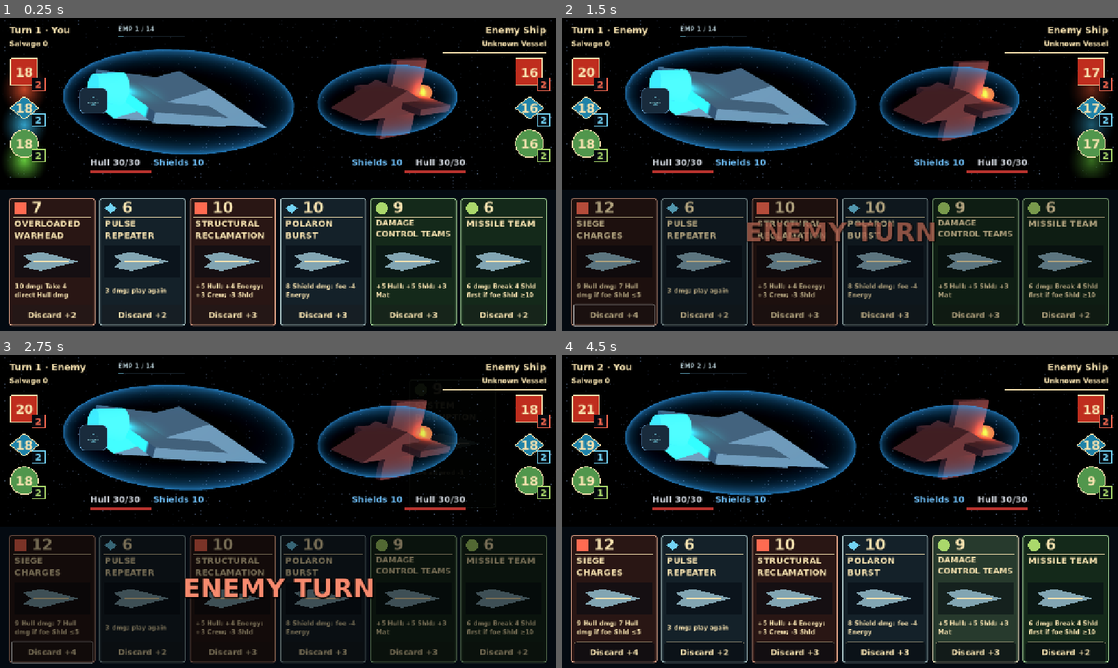
Above: before the commit, frames 1-4 (two rows, left to right).
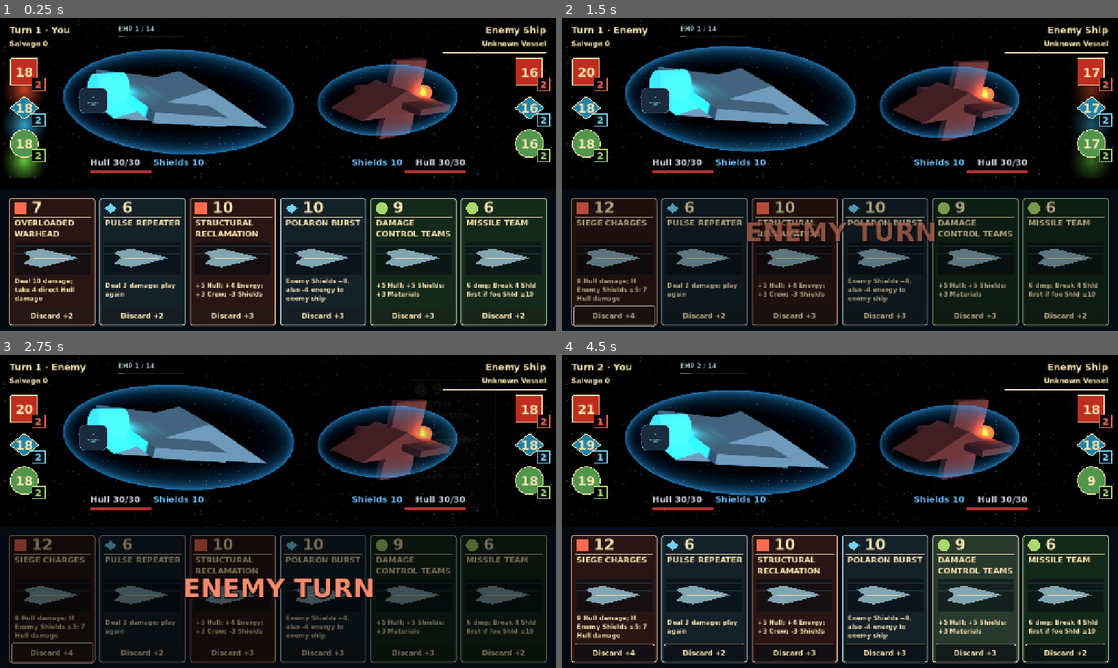
Above: after the commit, the same moments.

Repository: RPGMaster2000/arcospace
Game: Godot game, scene res://scenes/board_3d.tscn
The game is run twice, just before and just after one commit, with the same random seed, the same clock (stepped at 60 frames per second) and the same inputs. This scene is started directly instead of the project's main scene. Sound files missing from this copy of the repository are replaced by a short silence.
Inputs (mouse positions are in pixels of both pictures, inside the frame that each line leads up to):
- Up to frame 1 (0.25 s): no input
- Up to frame 2 (1.5 s): click "Discard +2" at 0.5 s; tap Enter (ui_accept) at 1.25 s; move the mouse to (962, 158) at 1.27 s; hold Up (ui_up) from 1.28 s (still down); tap Tab at 1.35 s; click (962, 158) at 1.42 s
- Up to frame 3 (2.75 s): tap Enter (ui_accept) at 1.52 s; release Up (ui_up) at 2 s; drag from (166, 527) to (250, 574) at 2.02 s
- Up to frame 4 (4.5 s): move the mouse to (895, 442) at 2.77 s; hold Up (ui_up) 2.78-3.5 s; tap Tab at 2.85, 4.35 s; click (895, 442) at 2.92 s; drag from (812, 574) to (673, 464) at 3.52 s; move the mouse to (1006, 558) at 4.27 s; hold Down (ui_down) from 4.28 s (still down); click (1006, 558) at 4.42 s

The runs differ from the first frame. In frame 1, 6.4% of the frame differs, in the area x 2-98%, y 64-96%; in frame 2, 5.5%; in frame 3, 5.1%; in frame 4, 7.2%.

Commit message:
ui: retain short descriptions and refine compact card spacing

Diff:
--- a/scenes/card.tscn
+++ b/scenes/card.tscn
@@ -119,9 +119,9 @@
 offset_left = 12.0
 offset_top = 47.0
 offset_right = 187.0
-offset_bottom = 107.0
-mouse_filter = 2
-theme_override_font_sizes/font_size = 20
+offset_bottom = 99.0
+mouse_filter = 2
+theme_override_font_sizes/font_size = 18
 text = "SHIELD\nPLATING"
 autowrap_mode = 2
 
@@ -129,9 +129,9 @@
 [node name="ArtPlaceholder" type="Control" parent="."]
 layout_mode = 0
 offset_left = 12.0
-offset_top = 109.0
+offset_top = 101.0
 offset_right = 186.0
-offset_bottom = 183.0
+offset_bottom = 175.0
 mouse_filter = 2
 
 
@@ -188,9 +188,9 @@
 [node name="DescriptionLabel" type="Label" parent="."]
 layout_mode = 0
 offset_left = 13.0
-offset_top = 188.0
+offset_top = 180.0
 offset_right = 186.0
-offset_bottom = 253.0
+offset_bottom = 244.0
 mouse_filter = 2
 theme_override_font_sizes/font_size = 14
 text = "+4 Shields"
@@ -201,11 +201,11 @@
 [node name="DiscardButton" type="Button" parent="."]
 layout_mode = 0
 offset_left = 7.0
-offset_top = 258.0
+offset_top = 250.0
 offset_right = 191.0
-offset_bottom = 288.0
+offset_bottom = 294.0
 mouse_default_cursor_shape = 2
-theme_override_font_sizes/font_size = 20
+theme_override_font_sizes/font_size = 16
 theme_override_styles/normal = SubResource("Footer")
 theme_override_styles/hover = SubResource("Hover")
 theme_override_styles/pressed = SubResource("Hover")
--- a/scripts/board.gd
+++ b/scripts/board.gd
@@ -805,9 +805,9 @@
 			(size.x - hand_width) / 2 + index * (198 * card_scale + gap),
 			size.y - 12 - 294 * card_scale
 		)
-		card.discard_target_height = 48.0 / card_scale
+		card.discard_target_height = card.presentation_settings.discard_button_height / card_scale
 		card.get_node("DiscardButton").add_theme_font_size_override(
-			"font_size", roundi(18 / card_scale)
+			"font_size", roundi(card.presentation_settings.discard_button_font_size / card_scale)
 		)
 		if card.card_data != null:
 			card.refresh_card()
--- a/scripts/card_view.gd
+++ b/scripts/card_view.gd
@@ -10,7 +10,7 @@
 @export var presentation_settings: Resource = preload("res://resources/card_presentation.tres")
 var inspection_enabled: bool = true
 var hold_input: Node
-var discard_target_height: float = 48.0
+var discard_target_height: float = 44.0
 
 @export var card_data: Resource:
 	set(value):
@@ -69,7 +69,8 @@
 		return
 	$TitleLabel.text = card_data.card_name.trim_suffix("++").trim_suffix("+").to_upper()
 	# Keep full names prominent; only an unusually long title needs a small font fallback.
-	for font_size in [20, 19, 18]:
+	for reduction in range(3):
+		var font_size: int = presentation_settings.card_title_font_size - reduction
 		$TitleLabel.add_theme_font_size_override("font_size", font_size)
 		if $TitleLabel.get_line_count() <= 2:
 			break
@@ -81,15 +82,21 @@
 		+ "+".repeat(card_data.upgrade_level)
 	)
 	$CostLabel.text = str(card_data.cost)
-	$DescriptionLabel.text = Summary.card_text(card_data)
+	$DescriptionLabel.text = Summary.card_text(
+		card_data, presentation_settings.description_shorthand_threshold
+	)
 	$DescriptionLabel.add_theme_font_size_override(
 		"font_size", presentation_settings.compact_description_font_size
 	)
 	# Fixed artwork and description rectangles. Overflow is an ellipsis, never borrowed art space.
+	$DiscardButton.add_theme_font_size_override(
+		"font_size", roundi(presentation_settings.discard_button_font_size / maxf(scale.y, 0.01))
+	)
+	$TitleLabel.offset_bottom = 99.0
 	$DiscardButton.offset_top = 294.0 - discard_target_height
 	$DiscardButton.offset_bottom = 294.0
 	$DiscardButton.custom_minimum_size.y = discard_target_height
-	$DescriptionLabel.offset_top = 188.0
+	$DescriptionLabel.offset_top = 180.0
 	$DescriptionLabel.offset_bottom = $DiscardButton.offset_top - 6
 	$DescriptionLabel.clip_text = true
 	$DescriptionLabel.text_overrun_behavior = TextServer.OVERRUN_TRIM_ELLIPSIS
@@ -97,10 +104,13 @@
 		presentation_settings.compact_description_font_size
 	)
 	$DescriptionLabel.max_lines_visible = maxi(
-		1, floori(($DescriptionLabel.offset_bottom - 188.0) / line_height)
-	)
-	$ArtPlaceholder.offset_top = 109.0
-	$ArtPlaceholder.offset_bottom = 183.0
+		1, floori(($DescriptionLabel.offset_bottom - 180.0) / line_height)
+	)
+	# Exception to the length threshold: abbreviate short text only when it cannot fit.
+	if $DescriptionLabel.get_line_count() > $DescriptionLabel.max_lines_visible:
+		$DescriptionLabel.text = Summary.card_text(card_data, -1)
+	$ArtPlaceholder.offset_top = 101.0
+	$ArtPlaceholder.offset_bottom = 175.0
 	$ArtPlaceholder.visible = true
 	fit_placeholder_art()
 	var colors = {
--- a/scripts/ui/card_presentation_settings.gd
+++ b/scripts/ui/card_presentation_settings.gd
@@ -6,6 +6,11 @@
 # TUNE: One shared presentation/input configuration. No gameplay values live here.
 @export_group("Compact cards")
 @export_range(10, 24, 1) var compact_description_font_size: int = 14
+## TUNE: Keep authored descriptions at or below this length; shorten longer text.
+@export_range(0, 200, 1) var description_shorthand_threshold: int = 50
+@export_range(14, 24, 1) var card_title_font_size: int = 18
+@export_range(40, 56, 1) var discard_button_height: float = 44.0
+@export_range(12, 22, 1) var discard_button_font_size: int = 16
 @export_group("Inspection input")
 @export_range(0.1, 2.0, 0.05) var hold_duration: float = 0.4
 @export_range(2, 64, 1) var hold_movement_cancellation: float = 12.0
--- a/scripts/ui/card_summary.gd
+++ b/scripts/ui/card_summary.gd
@@ -80,5 +80,10 @@
 	return shield_damage.sub(text, "$1 Shield dmg", true)
 
 
-static func card_text(card: Resource) -> String:
+static func card_text(card: Resource, shorthand_threshold: int = 50) -> String:
+	var full_text: String = card.description
+	if full_text.is_empty():
+		full_text = Data.describe_effects(card.effects) + ("; play again" if card.play_again else "")
+	if full_text.length() <= shorthand_threshold:
+		return full_text
 	return describe(card.effects) + ("; play again" if card.play_again else "")
--- a/tests/card_inspection_test.gd
+++ b/tests/card_inspection_test.gd
@@ -34,6 +34,15 @@
 func run() -> void:
 	root.size=Vector2i(1280,720)
 	var original: String = snapshot()
+	var sample = preload("res://scripts/cards/card_data.gd").new()
+	sample.effects = {"damage": 6}
+	var summary = preload("res://scripts/ui/card_summary.gd")
+	for length in [49, 50]:
+		sample.description = "a".repeat(length)
+		check(summary.card_text(sample) == sample.description, "Full description retained through 50 characters")
+	sample.description = "a".repeat(51)
+	check(summary.card_text(sample) == summary.describe(sample.effects), "Shorthand begins above 50 characters")
+	check(summary.card_text(sample, 60) == sample.description, "Inspector threshold can retain longer text")
 	var view=load("res://scenes/card.tscn").instantiate()
 	view.position=Vector2(25,180)
 	root.add_child(view)
@@ -45,10 +54,10 @@
 			await process_frame
 			var art: Control=view.get_node("ArtPlaceholder")
 			var description: Label=view.get_node("DescriptionLabel")
-			check(art.position==Vector2(12,109) and art.size==Vector2(174,74) and art.visible,"Fixed artwork "+view.card_data.card_name)
-			check(description.get_theme_font_size("font_size")==14 and description.position.y==188,"Compact font and fixed description")
+			check(art.position==Vector2(12,101) and art.size==Vector2(174,74) and art.visible,"Fixed artwork "+view.card_data.card_name)
+			check(description.get_theme_font_size("font_size")==14 and description.position.y==180,"Compact font and fixed description")
 			check(description.get_minimum_size().y<=view.get_node("DiscardButton").position.y-description.position.y,"Description clears footer")
-			check(view.get_node("TitleLabel").position.y+view.get_node("TitleLabel").get_minimum_size().y<=109 and view.get_node("TitleLabel").get_line_count()<=2,"Full title clears artwork")
+			check(view.get_node("TitleLabel").position.y+view.get_node("TitleLabel").get_minimum_size().y<=101 and view.get_node("TitleLabel").get_line_count()<=2,"Full title clears artwork")
 	view.card_data=Cards.CARDS[52]
 	await settle()
 	var point: Vector2=view.get_global_rect().get_center()
--- a/tests/ui_overhaul_test.gd
+++ b/tests/ui_overhaul_test.gd
@@ -48,7 +48,7 @@
 			root.add_child(portrait)
 			await process_frame
 			await process_frame
-			check(portrait.rendering.get_node("ArtPlaceholder").get_rect()==Rect2(12,109,174,74), "Comparison portrait keeps fixed artwork: " + portrait.card_data.card_name)
+			check(portrait.rendering.get_node("ArtPlaceholder").get_rect()==Rect2(12,101,174,74), "Comparison portrait keeps fixed artwork: " + portrait.card_data.card_name)
 			check(portrait.rendering.get_node("DescriptionLabel").get_rect().end.y <= portrait.badge.position.y, "Compact comparison portrait clears upgrade badge")
 			check(portrait.rendering.get_node("CostLabel").text == str(base.cost), "Comparison preserves actual cost")
 			portrait.free()
@@ -223,7 +223,7 @@
 			var held: Control = board.get_node(path)
 			check(root.get_visible_rect().encloses(held.get_global_rect()), "Hand inside screen " + str(dimensions))
 			check(absf(held.get_global_rect().end.y - (root.get_visible_rect().end.y - 12)) < 2, "Combat card bottom anchored")
-			check(held.get_node("DiscardButton").get_global_rect().size.y >= 47.9, "Discard touch target remains 48 pixels")
+			check(held.get_node("DiscardButton").get_global_rect().size.y >= 43.9, "Discard touch target remains 44 pixels")
 		check(is_equal_approx(board.get_node("FTLPanel/Progress").size.x,154), "FTL bar 33% narrower")
 		board.ftl.charge = board.ftl.charge_target
 		board.refresh_display()
Not shown, changed: docs/ui_layout.md
